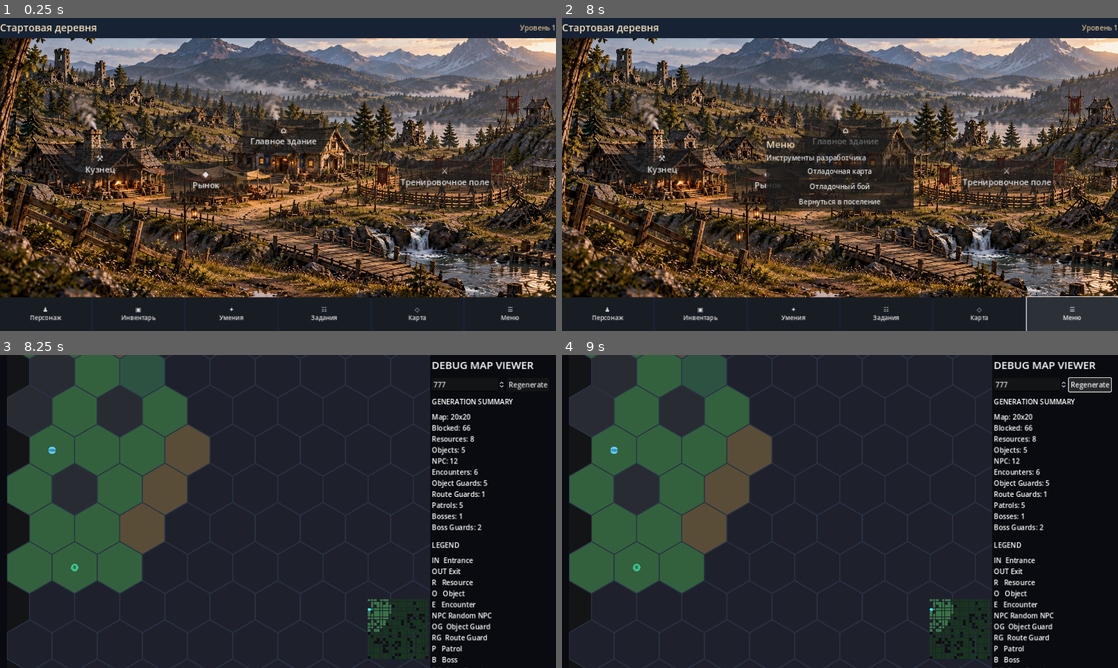
Above: before the commit, frames 1-4 (two rows, left to right).
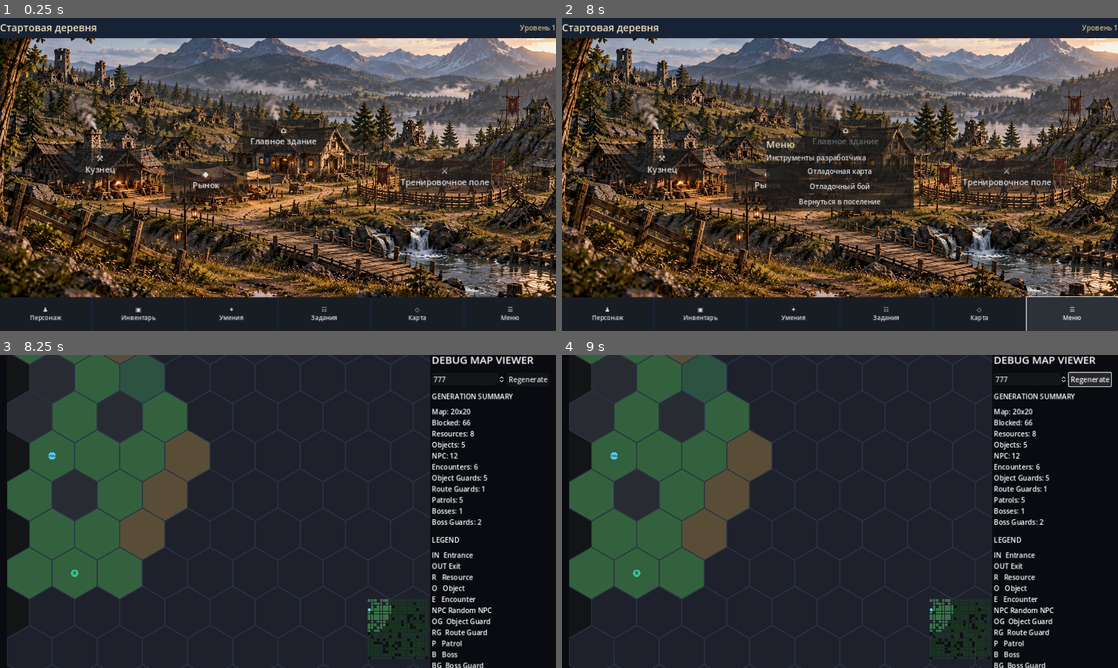
Above: after the commit, the same moments.

Repository: Archoniou1987/Battle-of-Artheon
Game: Godot game, scene res://scenes/main/main.tscn
Two runs of this game, one before a commit and one after it. Both use one fixed random seed, a clock stepped at 60 frames per second and the inputs below.
Inputs:
- Up to frame 1 (0.25 s): no input
- Up to frame 2 (8 s): click "⚒ Кузнец" at 0.5 s; click "◆ Рынок" at 1.25 s; click "⌂ Главное здание" at 2 s; click "⚔ Тренировочное поле" at 2.75 s; click "♟ Персонаж" at 3.5 s; click "▣ Инвентарь" at 4.25 s; click "✦ Умения" at 5 s; click "☷ Задания" at 5.75 s; click "◇ Карта" at 6.5 s; click "☰ Меню" at 7.25 s
- Up to frame 3 (8.25 s): click "Отладочная карта" at 8 s
- Up to frame 4 (9 s): click "Regenerate" at 8.75 s

Frames 1-2 are identical in both runs. In frame 3, 10% of the frame differs, in the area x 1-99%, y 0-100%; in frame 4, 10%.

Commit message:
Replace step button with timed auto-navigation and stop control

Diff:
--- a/scenes/debug/debug_map_viewer.gd
+++ b/scenes/debug/debug_map_viewer.gd
@@ -5,7 +5,11 @@
 var target_hex:=Vector2i(-1,-1)
 var planned_path:Array[Vector2i]=[]
 var move_status:Label
-var move_button:Button
+var _moving:=false
+var _stop_requested:=false
+var _step_elapsed:=0.0
+var _step_duration:=0.0
+var _next_hex:=Vector2i(-1,-1)
 var zoom_level:float=3.0
 var _map_base_size:=Vector2.ZERO
 var map_scroll:Control
@@ -129,11 +133,6 @@
 	var controls:=HBoxContainer.new()
 	$Root/Sidebar.add_child(controls)
 	$Root/Sidebar.move_child(controls,1)
-	move_button=Button.new()
-	move_button.text="Шаг →"
-	move_button.custom_minimum_size=Vector2(110,48)
-	move_button.pressed.connect(_move_one_step)
-	controls.add_child(move_button)
 	move_status=Label.new()
 	move_status.text="Коснитесь гексагона"
 	move_status.clip_text=true
@@ -155,11 +154,15 @@
 	playable_map=generated.map
 	player_hex=generated.entrance
 	playable_map.place_entity("PLAYER",player_hex)
+	_moving=false
+	_stop_requested=false
+	_next_hex=Vector2i(-1,-1)
 	target_hex=Vector2i(-1,-1)
 	planned_path.clear()
 	canvas.set_player_view(player_hex,target_hex,planned_path)
 	mini_map.update_map(playable_map,player_hex)
 	call_deferred("_center_on_player")
+	get_tree().process_frame.connect(_center_on_player,CONNECT_ONE_SHOT)
 	if move_status!=null:
 		move_status.text="Выберите клетку"
 	refresh_loot_markers()
@@ -208,37 +211,83 @@
 	mini_map.position=rect.position-global_position+rect.size-Vector2(167,167)
 	mini_map.size=Vector2(155,155)
 
+func _visible_cells()->Dictionary:
+	var result:Dictionary={}
+	for pos in playable_map.cells.keys():
+		if canvas._is_visible_hex(pos): result[pos]=true
+	return result
+
+func _route_to(destination:Vector2i)->Array[Vector2i]:
+	return SafeMapNavigation.find_route(playable_map,canvas.explored_hexes,player_hex,destination,_visible_cells(),canvas._entity_roles)
+
 func _select_destination(pos:Vector2i)->void:
-	if playable_map==null:
+	if playable_map==null: return
+	if pos==player_hex:
+		if _moving:
+			_stop_requested=true
+			move_status.text="Остановка после перехода"
+		return
+	if not canvas.explored_hexes.has(pos): return
+	if _moving:
+		_stop_requested=true
+		move_status.text="Ожидание остановки"
+		return
+	if pos==target_hex and planned_path.size()>1:
+		_moving=true
+		_stop_requested=false
+		_prepare_step()
 		return
 	target_hex=pos
-	var result:=HexPathfinder.new().find_path(playable_map,player_hex,target_hex)
-	planned_path.clear()
-	if bool(result.get("ok",false)):
-		for step in result.get("path",[]):
-			planned_path.append(step)
-		move_status.text="Путь: %d шагов"%(planned_path.size()-1)
-	else:
-		move_status.text="Недоступно: "+str(result.get("reason",""))
+	planned_path=_route_to(target_hex)
+	if planned_path.size()>1:
+		var seconds:=0.0
+		for i in range(1,planned_path.size()):
+			seconds+=SafeMapNavigation.terrain_seconds(playable_map.cell(planned_path[i]).terrain_id)
+		move_status.text="Путь: %d гексов, %.0f сек. Нажмите ещё раз"%[planned_path.size()-1,seconds]
+	else:
+		move_status.text="Безопасный путь недоступен"
 	canvas.set_player_view(player_hex,target_hex,planned_path)
 
-func _move_one_step()->void:
-	if playable_map==null or planned_path.size()<2:
+func _prepare_step()->void:
+	if _stop_requested or planned_path.size()<2:
+		_moving=false
+		_stop_requested=false
+		_next_hex=Vector2i(-1,-1)
+		move_status.text="Остановлено" if planned_path.size()>1 else "Прибытие"
 		return
 	var next:Vector2i=planned_path[1]
-	if not playable_map.entities_at(next).is_empty():
-		move_status.text="Клетка занята NPC"
-		return
-	var result:=playable_map.move_entity("PLAYER",next)
+	if not playable_map.cell(next).is_passable() or (canvas._is_visible_hex(next) and SafeMapNavigation.static_npc_at(playable_map,canvas._entity_roles,next)):
+		planned_path=_route_to(target_hex)
+		canvas.set_player_view(player_hex,target_hex,planned_path)
+		if planned_path.size()<2:
+			_moving=false
+			move_status.text="Препятствие: остановка"
+			return
+		next=planned_path[1]
+	_next_hex=next
+	_step_elapsed=0.0
+	_step_duration=SafeMapNavigation.terrain_seconds(playable_map.cell(next).terrain_id)
+	move_status.text="Движение: %.0f сек/гекс"%_step_duration
+
+func _process(delta:float)->void:
+	if not _moving or _next_hex.x<0: return
+	_step_elapsed+=delta
+	if _step_elapsed<_step_duration: return
+	if not playable_map.entities_at(_next_hex).is_empty():
+		_moving=false
+		move_status.text="Столкновение: движение остановлено"
+		return
+	var result:Dictionary=playable_map.move_entity("PLAYER",_next_hex)
 	if not bool(result.get("ok",false)):
-		move_status.text="Движение: "+str(result.get("reason",""))
-		return
-	player_hex=next
+		_moving=false
+		move_status.text="Движение: "+str(result.get("reason","ошибка"))
+		return
+	player_hex=_next_hex
 	planned_path.remove_at(0)
-	move_status.text="Прибытие" if planned_path.size()==1 else "Осталось: %d"%(planned_path.size()-1)
 	canvas.set_player_view(player_hex,target_hex,planned_path)
 	mini_map.update_map(playable_map,player_hex)
-	call_deferred("_center_on_player")
+	_center_on_player()
+	_prepare_step()
 
 func _set_fixed_scale()->void:
 	if canvas==null:
